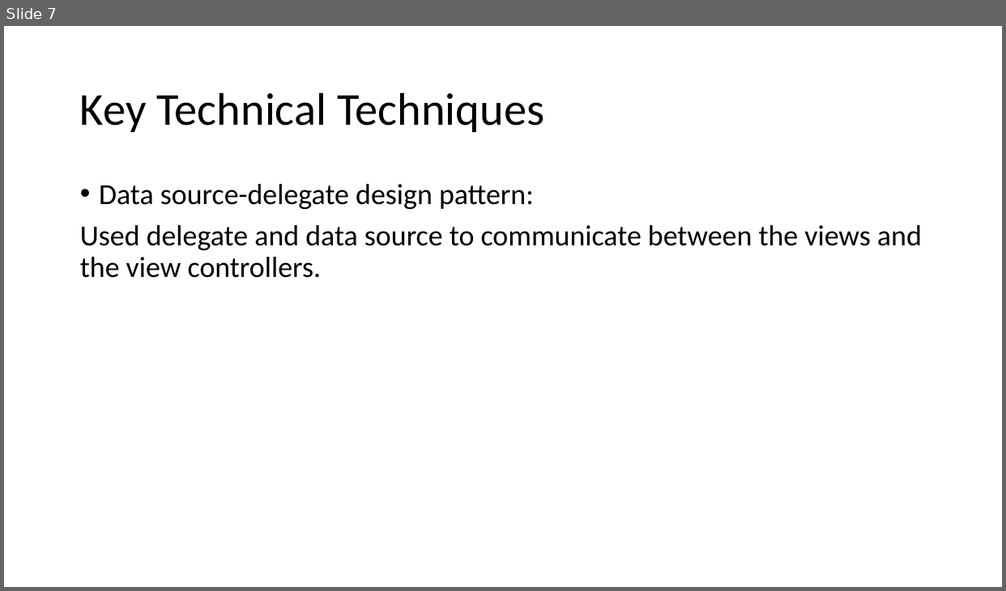
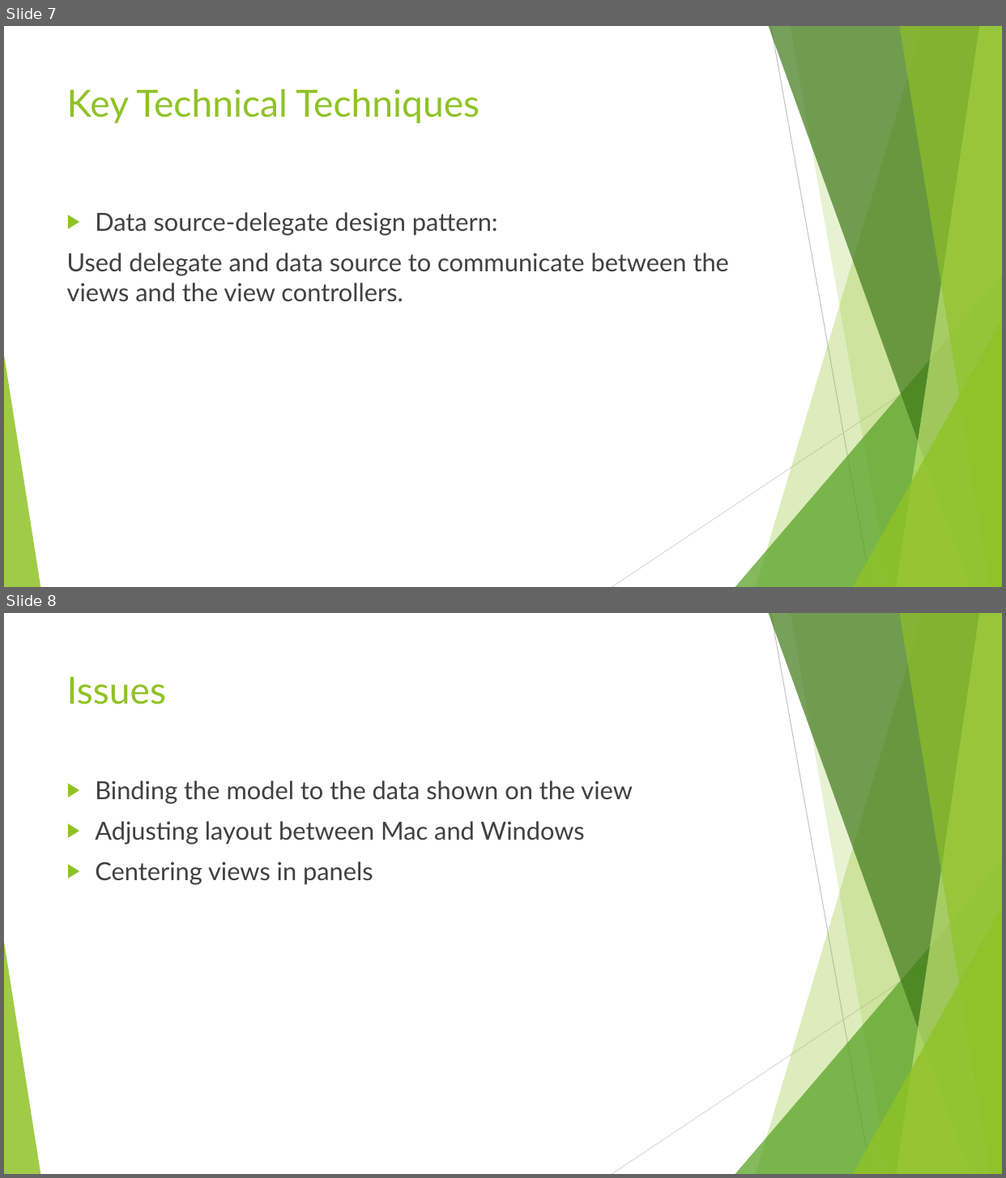
Before and after one commit to johnwhh/CSC545TermProject, a slide deck: csc545Powerpoint.pptx. Shown one above the other, each under a label of ours: slide 7 before the commit, slides 7 and 8 after it. The pictures are 1006x591 and 1006x1178 pixels, drawn with LibreOffice and Linux fonts; fonts in the diff are those of the drawing. Boxes give left, top, right and bottom in pixels: in the first picture for what was removed or moved away, otherwise in the second. Text is boxed around its words. In the diff, an @@ line names an element or a change of style, - is before the commit and + after.

```diff
--- a/csc545Powerpoint.pptx
+++ b/csc545Powerpoint.pptx
@@ slide 8 added at (4, 613, 1002, 1174), background #FFFFFF; not listed: 10 template elements that a slide beside it also shows @@
@@ title added at (67, 677, 166, 705), 36 pt, text #90C226 @@
+Issues
@@ text added at (95, 781, 633, 885), 24 pt, text #404040 @@
+▶ Binding the model to the data shown on the view
+▶ Adjusting layout between Mac and Windows
+▶ Centering views in panels
@@ slide 7 changed as well @@
@@ title "Key Technical Techniques": place and size @@
-title "Key Technical Techniques" at (80, 92, 544, 132)
+title "Key Technical Techniques" at (67, 89, 479, 123)
@@ title "Key Technical Techniques" at (67, 89, 479, 123): size 44 to 36 pt, font Calibri to Lato, text colour #000000 to #90C226; line spacing 0.9 to 1; vertical alignment middle to top @@
@@ text "Data source-delegate design pattern:": place and size @@
-text "Data source-delegate design pattern:" at (80, 184, 922, 278)
+text "Data source-delegate design pattern:" at (67, 212, 729, 302)
@@ text "Data source-delegate design pattern:" at (67, 212, 729, 302): size 28 to 24 pt, font Calibri to Lato, text colour #000000 to #404040; bullet • to ▶; line spacing 0.9 to 1 @@
@@ group added at (4, 26, 1002, 587): 5 freeform shapes, 3 triangles, 2 lines @@
```
Also in this commit, not shown: 6 other slides changed, 1 other slide added, 2 slides removed.
